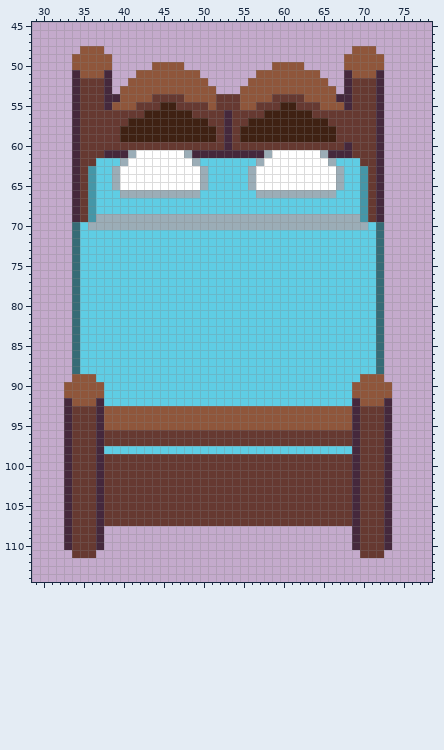
A pixel-art file gets an edit: art/AsepriteFile/Scene/furniture.aseprite. The picture above is the old version.
256x256 pixels, 1 frame. Colours within 5 levels of each other are drawn and written as one. Shown: x 29..78, y 45..114.
After the commit:
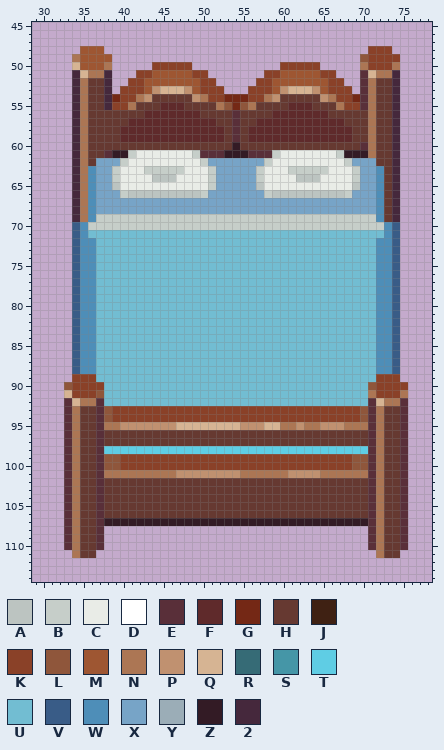
Palette (. is transparent): A #bcc4c1  B #c6cec9  C #e9ece7  D #ffffff  E #592f39  F #5f2a2b  G #742815  H #663931  J #3f2113  K #8a4128  L #8f563b  M #9e5632  N #ac7654  P #c09170  Q #d6b493  R #366b76  S #4596a7  T #5fcde4  U #72bdd2  V #395c87  W #4e8eb8  X #77a4c7  Y #9badb7  Z #331b25  2 #45283c
From the commit log: [art]: 优化了床的细节
Diff:
Changed rows in their new state; - is an unchanged pixel.
first column x 33:
 48 --MMM-------------------------------..KKK--
 49 -NMMMM-----------------------------..-KKKK-
 50 -QMMMN-----KKKKK----------.KKKKK---..NKKKN-
 51 --QNN----KKMMMMMKK------.KKMMMMMKK-..EQNN2-
 52 --N-----KKMMMMMMMKK----.KKMMMMMMMKK..ENHH2-
 53 --N----KKKMPQQQPMKKK--.KKKMPQQQPMKKK.ENHH2-
 54 --N---GKKNP----HPNKKGGGKKNP---HHPNKKGENHH2-
 55 --N---KKN---FFF---HNLG-N---HFFF-HHNKKENHH2-
 56 --N-------FFFFFFF---HE---HFFFFFFF-----NHH2-
 57 --N-----FFFFFFFFFFF-HE-HFFFFFFFFFFF---NHH2-
 58 --N----FFFFFFFFFFFFFHEHFFFFFFFFFFFFF--NHH2-
 59 --N----FFFFFFFFFFFFFHEHFFFFFFFFFFFFF--NHH2-
 60 --N-----------------HZ-------------H-ENHH2-
 61 --N--EZZBCCCCCCCBEEEZZZEEEBCCCCCCCBZZZNHH2-
 62 --N-XXXBCCCCCCCCCBXXXXXXXBCCCCCCCCCBXXXHH2-
 63 --NWXXBCCCBBBBBCCCBXXXXXBCCCBBBBBCCCBXXWH2-
 64 --NWXXBCCCCAAACCCCBXXXXXBCCCCAAACCCCBXXWH2-
 65 --NWXXACCCCCCCCCCCBXXXXXACCCCCCCCCCCAXXWH2-
 66 --NWXXXBAAAAAAAAABXXXXXXXBAAAAAAAAABXXXWH2-
 67 --NWXXXXXXXXXXXXXXXXXXXXXXXXXXXXXXXXXXXWH2-
 68 --NWXXXXXXXXXXXXXXXXXXXXXXXXXXXXXXXXXXXWH2-
 69 --NWBBBBBBBBBBBBBBBBBBBBBBBBBBBBBBBBBBBWH2-
 70 -VWBBBBBBBBBBBBBBBBBBBBBBBBBBBBBBBBBBBBBWV-
 71 -VWUUUUUUUUUUUUUUUUUUUUUUUUUUUUUUUUUUUUUWV-
 72 -VWWUUUUUUUUUUUUUUUUUUUUUUUUUUUUUUUUUUUWWV-
 73 -VWWUUUUUUUUUUUUUUUUUUUUUUUUUUUUUUUUUUUWWV-
 74 -VWWUUUUUUUUUUUUUUUUUUUUUUUUUUUUUUUUUUUWWV-
 75 -VWWUUUUUUUUUUUUUUUUUUUUUUUUUUUUUUUUUUUWWV-
 76 -VWWUUUUUUUUUUUUUUUUUUUUUUUUUUUUUUUUUUUWWV-
 77 -VWWUUUUUUUUUUUUUUUUUUUUUUUUUUUUUUUUUUUWWV-
 78 -VWWUUUUUUUUUUUUUUUUUUUUUUUUUUUUUUUUUUUWWV-
 79 -VWWUUUUUUUUUUUUUUUUUUUUUUUUUUUUUUUUUUUWWV-
 80 -VWWUUUUUUUUUUUUUUUUUUUUUUUUUUUUUUUUUUUWWV-
 81 -VWWUUUUUUUUUUUUUUUUUUUUUUUUUUUUUUUUUUUWWV-
 82 -VWWUUUUUUUUUUUUUUUUUUUUUUUUUUUUUUUUUUUWWV-
 83 -VWWUUUUUUUUUUUUUUUUUUUUUUUUUUUUUUUUUUUWWV-
 84 -VWWUUUUUUUUUUUUUUUUUUUUUUUUUUUUUUUUUUUWWV-
 85 -VWWUUUUUUUUUUUUUUUUUUUUUUUUUUUUUUUUUUUWWV-
 86 -VWWUUUUUUUUUUUUUUUUUUUUUUUUUUUUUUUUUUUWWV-
 87 -VWWUUUUUUUUUUUUUUUUUUUUUUUUUUUUUUUUUUUWWV-
 88 -VWWUUUUUUUUUUUUUUUUUUUUUUUUUUUUUUUUUUUWWV-
 89 -KKKUUUUUUUUUUUUUUUUUUUUUUUUUUUUUUUUUUUKKK-
 90 -KKKKUUUUUUUUUUUUUUUUUUUUUUUUUUUUUUUUU-KKKK
 91 QKKK-UUUUUUUUUUUUUUUUUUUUUUUUUUUUUUUUUNKKKN
 92 EQNNEUUUUUUUUUUUUUUUUUUUUUUUUUUUUUUUUUEQNNE
 93 EN--E-KKKKKKKKKKKKKKKKKKKKKKKKKKKKKKKLENHHE
 94 EN--E-KKKKKKKKKKKKKKKKKKKKKKKKKKKKKKKLENHHE
 95 EN--ENNPPPPPPPQQQQQQQQPPPQQNNPNNPPPNNNENHHE
 96 EN--E-------------------------------H-ENHHE
 97 EN--E-------------------------------H-ENHHE
 98 EN--E-------------------------------TTENHHE
 99 EN--ELLKKKKKKKKKKKKKKKKKKKKKKKKKKKKKLLENHHE
100 EN--ELLKKKKKKKKKKKKKKKKKKKKKKKKKKKKKLLENHHE
101 EN--ENNNNNNNNNPPPPPPPPNNNNNNPPPPNNNNNNENHHE
102 EN--E-------------------------------H-ENHHE
103 EN--E-------------------------------H-ENHHE
104 EN--E-------------------------------H-ENHHE
105 EN--E-------------------------------H-ENHHE
106 EN--E-------------------------------H-ENHHE
107 EN--EZZZZZZZZZZZZZZZZZZZZZZZZZZZZZZZZZENHHE
108 EN--E-------------------------------..ENHHE
109 EN--E-------------------------------..ENHHE
110 EN--E-------------------------------..ENHHE
111 -N-----------------------------------..NHH-
Where, in picture pixels (left, top, right, bottom), the same in both pictures:
changed: (64, 46, 408, 558)
